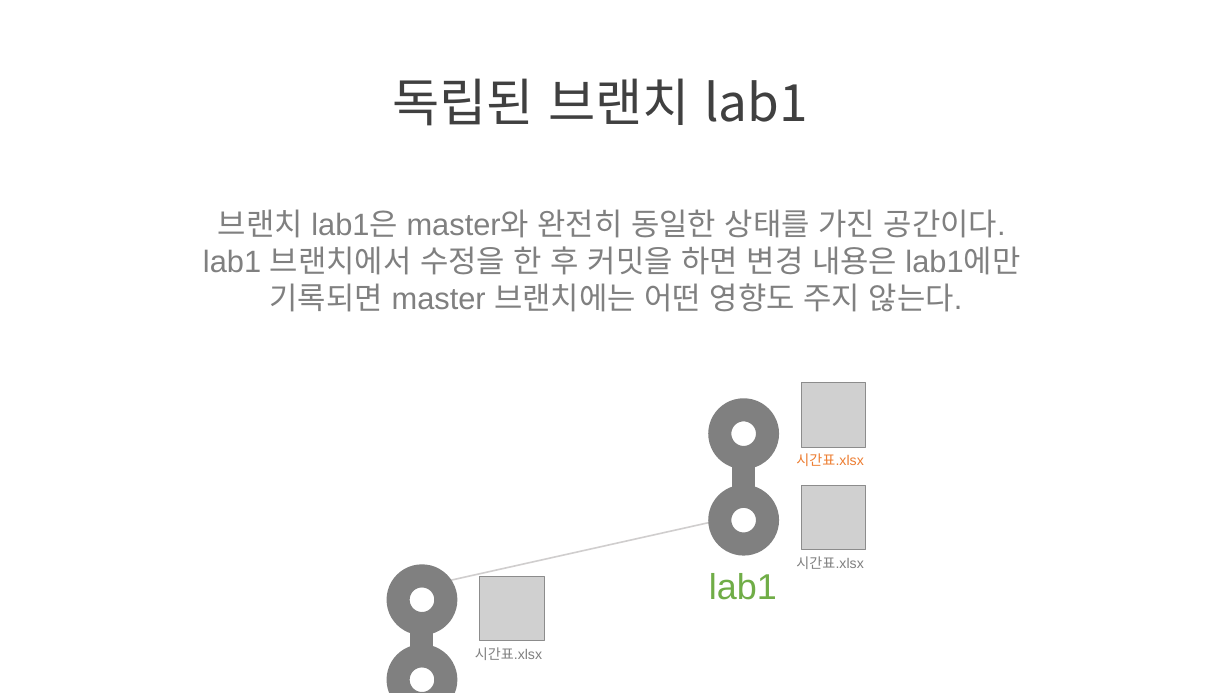
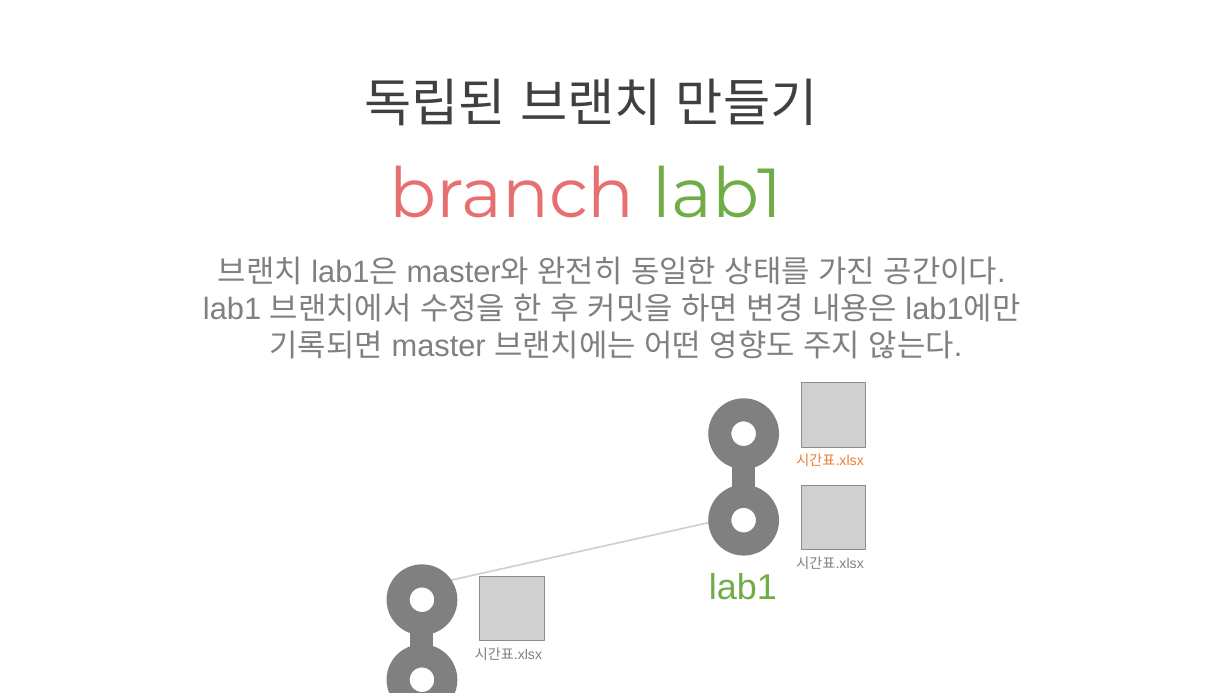
Before and after one commit to juniair/Summary-PPT, a slide deck: slide 19 of git 사용법.pptx. Drawn at 1232x693 pixels with LibreOffice and Linux fonts; fonts in the diff are those of the drawing; grey boxes stand for pictures. Boxes give left, top, right and bottom in pixels: in the first picture for what was removed or moved away, otherwise in the second. Text is boxed around its words. In the diff, an @@ line names an element or a change of style, - is before the commit and + after.

Commit message:
PPT 업데이트

```diff
--- a/git 사용법.pptx
+++ b/git 사용법.pptx
@@ text at [364, 78, 818, 126]: text changed @@
-독립된 브랜치 lab1
+독립된 브랜치 만들기
@@ text added at [390, 165, 783, 218], 54 pt, text #E76F6F @@
+branch lab1
@@ text "브랜치 lab1은 master와 완전히 동일한 ...": place and size @@
-text "브랜치 lab1은 master와 완전히 동일한 ..." at [203, 209, 1020, 312]
+text "브랜치 lab1은 master와 완전히 동일한 ..." at [203, 256, 1020, 359]
```
